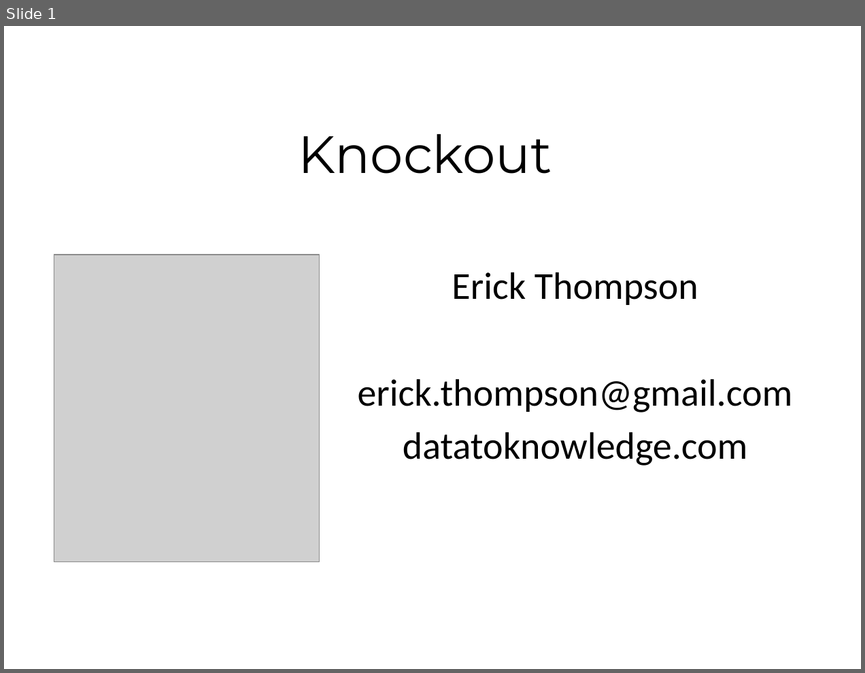
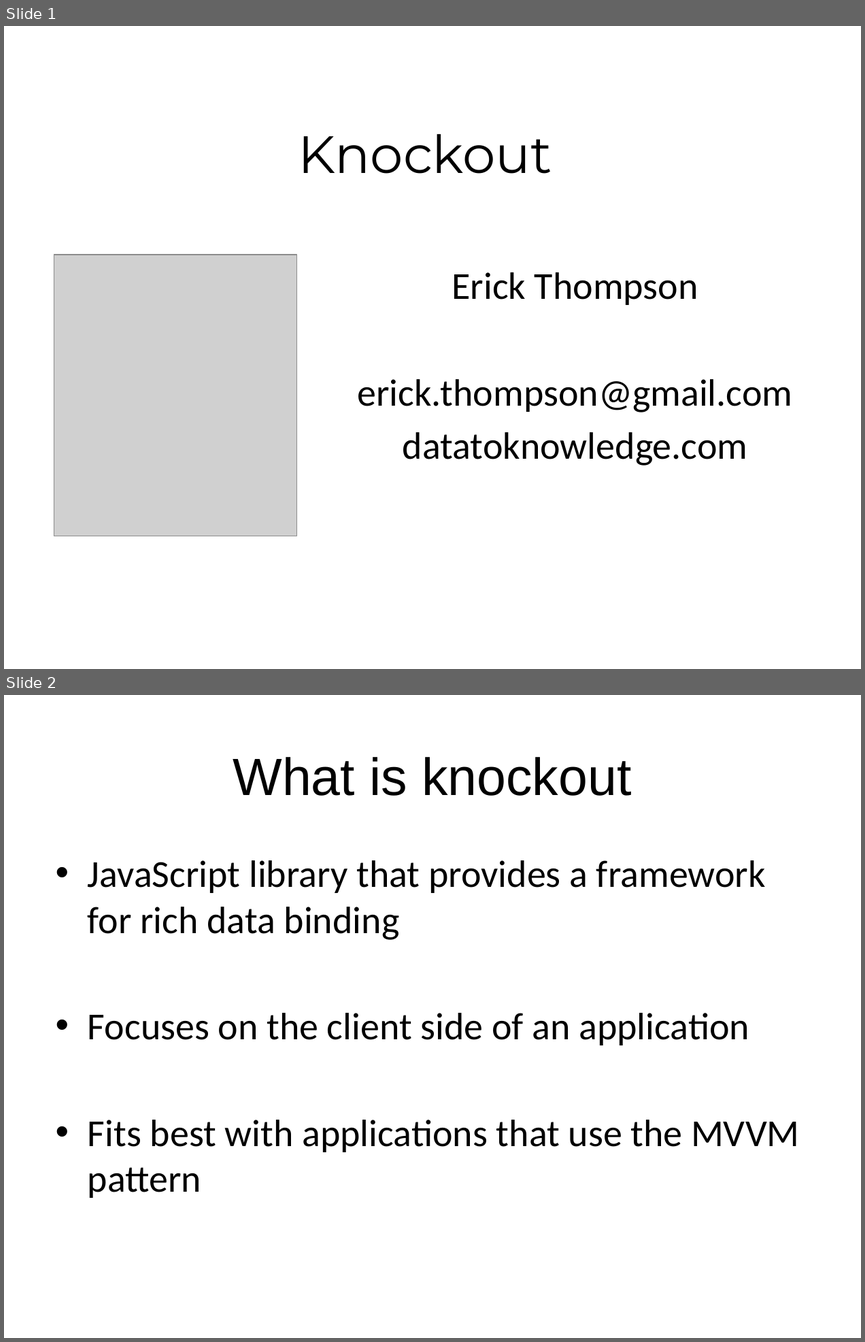
Before and after one commit to erick-thompson/OlyNodeKnockoutDemo, a slide deck: deck/Knockout.pptx. Shown one above the other, each under a label of ours: slide 1 before the commit, slides 1 and 2 after it. The pictures are 865x673 and 865x1342 pixels, drawn with LibreOffice and Linux fonts; fonts in the diff are those of the drawing; grey boxes stand for pictures. Boxes give left, top, right and bottom in pixels: in the first picture for what was removed or moved away, otherwise in the second. Text is boxed around its words. In the diff, an @@ line names an element or a change of style, - is before the commit and + after.

```diff
--- a/deck/Knockout.pptx
+++ b/deck/Knockout.pptx
@@ slide 2 added at [4, 695, 861, 1338], background #FFFFFF @@
@@ title added at [233, 757, 631, 796], 44 pt, text #000000 @@
+What is knockout
@@ text added at [88, 860, 800, 1198], 32 pt, text #000000 @@
+• JavaScript library that provides a framework for rich data binding
+• Focuses on the client side of an application
+• Fits best with applications that use the MVVM pattern
@@ slide 1 changed as well @@
@@ picture: place and size @@
-picture at [54, 254, 318, 562]
+picture at [54, 254, 296, 536]
```
Also in this commit, not shown: 2 other slides added, 1 slide removed, 33 other files.
